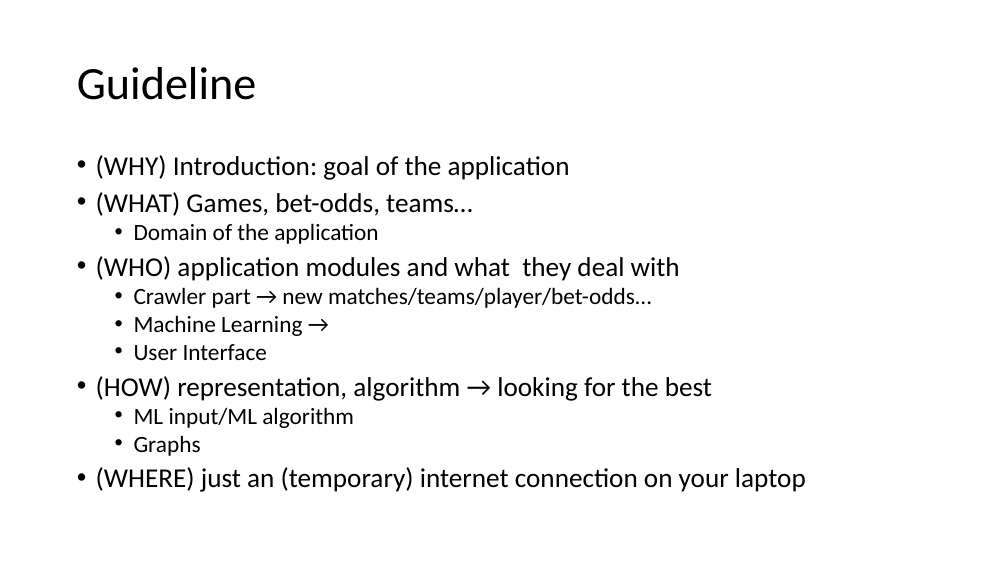
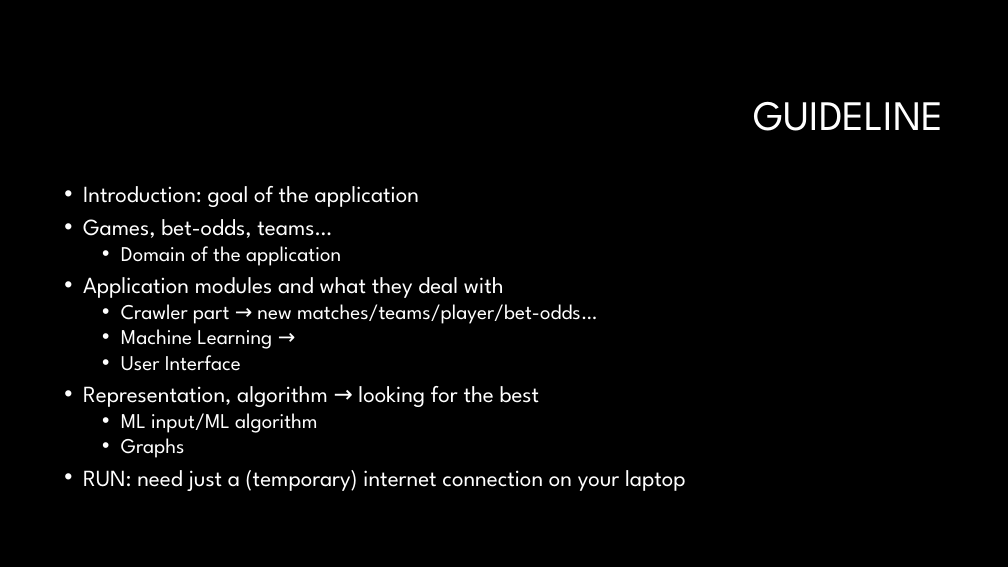
Before and after one commit to P1Analytics/DataMining-Football-Match-Prediction, a slide deck: slide 2 of TODO/spa_presentation.pptx. Drawn at 1008x567 pixels with LibreOffice and Linux fonts; fonts in the diff are those of the drawing; background and template pictures are left out. Boxes give left, top, right and bottom in pixels: in the first picture for what was removed or moved away, otherwise in the second. Text is boxed around its words. In the diff, an @@ line names an element or a change of style, - is before the commit and + after.

```diff
--- a/TODO/spa_presentation.pptx
+++ b/TODO/spa_presentation.pptx
@@ background #FFFFFF to #000000 @@
@@ title at (753,101,943,131): text changed; size 44 to 40 pt; font Calibri to League Spartan; text colour #000000 to #FFFFFF @@
-Guideline
+GUIDELINE
@@ text "Introduction: goal of the application": place and size @@
-text "Introduction: goal of the application" at (96,155,806,492)
+text "Introduction: goal of the application" at (83,186,686,491)
@@ text at (83,186,419,238): text changed; size 25.9 to 22 pt; font Calibri to League Spartan; text colour #000000 to #FFFFFF @@
-• (WHY) Introduction: goal of the application
-• (WHAT) Games, bet-odds, teams…
+• Introduction: goal of the application
+• Games, bet-odds, teams…
@@ text at (121,246,581,458): size 22.2 to 20 pt, font Calibri to League Spartan, text colour #000000 to #FFFFFF in "Domain of the application", "Crawler part → new matches/teams/player/bet-odds…", "Machine Learning →", "User Interface" and 2 more places @@
@@ text at (83,277,504,298): text changed; size 25.9 to 22 pt; font Calibri to League Spartan; text colour #000000 to #FFFFFF @@
-• (WHO) application modules and what they deal with
+• Application modules and what they deal with
@@ text at (83,386,540,407): text changed; size 25.9 to 22 pt; font Calibri to League Spartan; text colour #000000 to #FFFFFF @@
-• (HOW) representation, algorithm → looking for the best
+• Representation, algorithm → looking for the best
@@ text at (83,470,686,491): text changed; size 25.9 to 22 pt; font Calibri to League Spartan; text colour #000000 to #FFFFFF @@
-• (WHERE) just an (temporary) internet connection on your laptop
+• RUN: need just a (temporary) internet connection on your laptop
```
Also in this commit, not shown: 5 other slides changed, 5 slides added, 11 other files.
